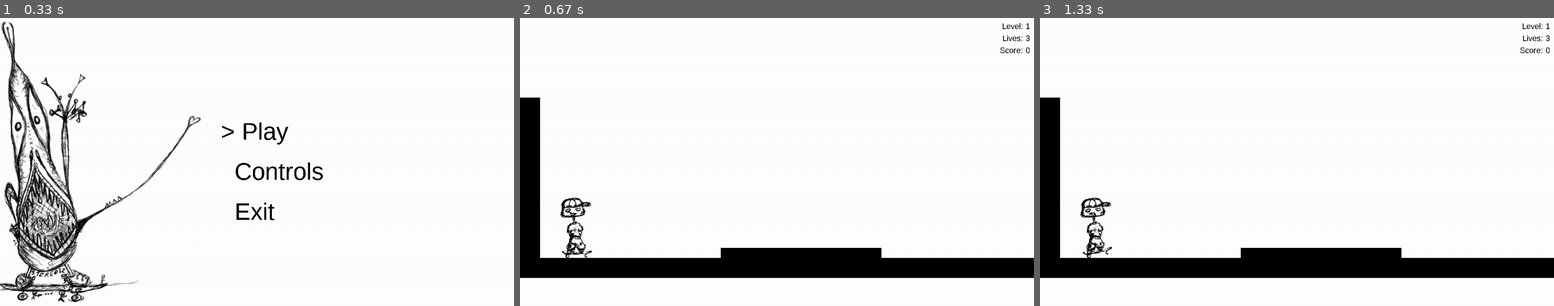
Above: before the commit, frames 1-3 (left to right).
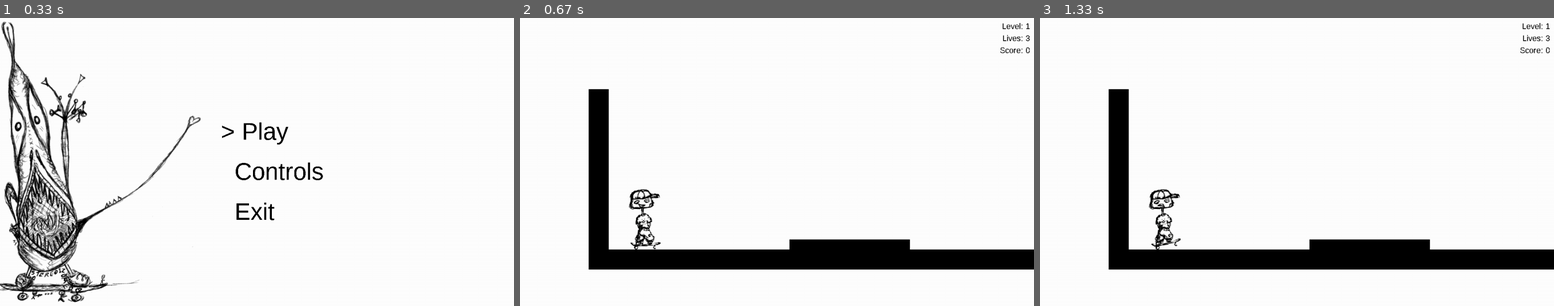
Above: after the commit, the same moments.

Repository: spookydoodle/bounce_pygame
Game: pygame game, started from main.py
Same seed, same stepped clock (60 frames per second), same inputs: the game is played once before the commit and once after it.
Inputs:
- Up to frame 1 (0.33 s): no input
- Up to frame 2 (0.67 s): tap Enter at 0.33 s
- Up to frame 3 (1.33 s): hold Q 0.67-1.13 s; hold Up 0.67-1.13 s

Frame 1 is identical in both runs. In frame 2, 12% of the frame differs, in the area x 0-100%, y 24-91%; in frame 3, 12%.

Commit message:
Added camera and surprisingly it works well

Diff:
--- /dev/null
+++ b/skater/camera.py
@@ -0,0 +1,45 @@
+
+class Camera:
+
+    def __init__(self):
+        self.x = 0
+        self.y = 0
+
+        # not sure if these parameters should be placed here or inside the adjust_x and adjust_y functions???
+        self.margin_left = 0.2
+        self.margin_right = 0.5
+        self.margin_top = 0.3
+        self.margin_bottom = 0.6
+
+
+    def adjust(self, screen, player):
+        self.adjust_x(screen, player)
+        self.adjust_y(screen, player)
+
+
+    def adjust_x(self, screen, player):
+        """
+        Changes camera x parameteres depending on the location of the player on screen x axis
+        """
+        if player.rect.x > (screen.get_rect().x + self.margin_right * screen.get_rect().width):
+            self.x += 1
+
+        elif player.rect.x < (screen.get_rect().x + self.margin_left * screen.get_rect().width):
+            self.x -= 1
+
+        else:
+            self.x = 0
+
+
+    def adjust_y(self, screen, player):
+        """
+        Changes camera y parameteres depending on the location of the player on screen y axis
+        """
+        if player.rect.y > (screen.get_rect().y + self.margin_bottom * screen.get_rect().height):
+            self.y += 1
+
+        elif player.rect.y < (screen.get_rect().y + self.margin_top * screen.get_rect().height):
+            self.y -= 1
+
+        else:
+            self.y = 0
--- a/skater/game.py
+++ b/skater/game.py
@@ -3,6 +3,7 @@
 from .gameboard import *
 from .obstacles import *
 from .score import *
+from .camera import *
 from skater.destination import Destination
 
 
@@ -25,7 +26,7 @@
         self.won_level = False
         self.new_level = True
 
-        self.CameraX = 0
+        self.camera = Camera()
 
 
     def next_destination(self):
@@ -47,23 +48,12 @@
         if not self.game_over:
             if not self.won_level:
 
-                if self.player.rect.x > screen.get_rect().midtop[0]:
-                    self.CameraX += 0
+                # changes x and y parameters of camera depending on the location of the player on the screen
+                self.camera.adjust(screen, self.player)
 
-                elif self.player.rect.x < (screen.get_rect().x + 0.2 * screen.get_rect().width):
-                    self.CameraX -= 0
-
-                else:
-                    self.CameraX = 0
-
-                print([obstacle.rect.left for obstacle in self.gameboard.obstacles], \
-                    [obstacle.rect.right for obstacle in self.gameboard.obstacles], \
-                    self.player.rect.left, self.player.rect.right)
-
-                self.player.move(screen, event, self.gameboard, self.CameraX)
+                self.player.move(screen, event, self.gameboard)
                 # The player cannot fall lower than the highest of obstacles under him
                 self.player.move_y(self.gameboard)
-                self.change_obstacles_pos_cam()
                 self.check_game_result()
 
             # You won level screen - press any key to move to next level
@@ -77,21 +67,19 @@
     # this is still working/testing version of this function...
     def create_obstacles(self):
 
-        ground = Obstacle(image = pygame.Surface([2000, 50]), x = 0, y = 600)
+        ground = Obstacle(image = pygame.Surface([1200, 50]), x = 0, y = 600)
 
-        obstacle2 = Obstacle(image = pygame.Surface([400, 25]), x = 500, y = 575)
+        ground2 = Obstacle(image = pygame.Surface([800, 50]), x = 1200, y = 700)
+
+        obstacle2 = Obstacle(image = pygame.Surface([300, 25]), x = 500, y = 575)
 
         obstacle3 = Obstacle(image = pygame.Surface([50, 400]), x = 0, y = 200)
 
-        obstacle4 = Obstacle(image = pygame.Surface([50, 400]), x = 1950, y = 200)
+        obstacle4 = Obstacle(image = pygame.Surface([50, 400]), x = 1950, y = 350)
 
-        obstacles = [ground, obstacle2, obstacle3, obstacle4]
+        obstacles = [ground, ground2, obstacle2, obstacle3, obstacle4]
 
         return obstacles
-
-
-    def change_obstacles_pos_cam(self):
-        for sprite in self.gameboard.obstacles: sprite.rect.x -= self.CameraX
 
 
     def check_game_result(self):
@@ -114,7 +102,6 @@
 
 
     def display_frame(self, screen, background_image):
-        ######## add self.player, self.Camera to handle CameraX CameraY
         WHITE = (255, 255, 255)
         WHITE = (255, 255, 255)
         BLACK = (0, 0, 0)
@@ -122,7 +109,7 @@
         font = pygame.font.SysFont('Arial', 40)
 
         # clean game area
-        screen.fill(WHITE, (0 - self.CameraX, 0, screen.get_size()[0], screen.get_size()[1]))
+        screen.fill(WHITE, (0 - self.camera.x, 0, screen.get_size()[0], screen.get_size()[1]))
 
         if not self.game_over:
 
@@ -135,13 +122,13 @@
                 # self.level - 1 because drawing takes place in main after score was increased
                 won_level_text = ["Level " + str(self.level) + " beated!", "Press Y key to continue"]
                 for i, text in enumerate(won_level_text):
-                    draw_text(screen, text, font, BLACK, "L", 500 - self.CameraX, 300 + i * 50)
+                    draw_text(screen, text, font, BLACK, "L", 500 - self.camera.x, 300 + i * 50)
 
         # Game over screen
         else:
             game_over_text = ["You lost!", "Total score: {}".format(self.score.total_score),  "Do you want to continue? Y/N"]
             for i, text in enumerate(game_over_text):
-                draw_text(screen, text, font, BLACK, "L", 500 - self.CameraX, 300 + i * 50)
+                draw_text(screen, text, font, BLACK, "L", 500 - self.camera.x, 300 + i * 50)
 
             self.draw_main_game(screen, BLACK)
 
@@ -153,8 +140,17 @@
         ## draw ground
         #self.draw_ground(screen, color)
 
+        # change position of player and obstacles due to camera movement
+        self.player.rect.x -= self.camera.x
+        self.player.rect.y -= self.camera.y
+
+        for obstacle in self.gameboard.obstacles:
+            obstacle.rect.x -= self.camera.x
+            obstacle.rect.y -= self.camera.y
+
         # draw sprites (player and obstacles)
         draw_sprite(screen, self.player)
+
         for sprite in self.gameboard.obstacles:
             draw_sprite(screen, sprite)
 
@@ -162,18 +158,8 @@
         self.draw_game_results(screen, self.score, color)
 
         # update player image in new position
-        screen.blit(self.player.image, (self.player.rect.x - self.CameraX, self.player.rect.y))
+        screen.blit(self.player.image, (self.player.rect.x, self.player.rect.y))
 
-
-    ##def draw_keyword(self, screen, kw_list, color):
-    ##    font = pygame.font.SysFont('Arial', 45)
-    ##    a = 30; b = 0
-    ##    for word in kw_list:
-    ##        word = word + " "
-    ##        if len(word) > a: a = 30; b +=1
-    ##        for c in word:
-    ##            draw_text(screen, c, font, color, "L", (550 + (30-a)*35), (100 + b*60))
-    ##            a -= 1
 
     def draw_ground(self, screen, color):
         screen.fill(color, (0, 700, screen.get_size()[0], 20))
--- a/skater/player.py
+++ b/skater/player.py
@@ -61,7 +61,7 @@
         self.image = pygame.image.load(path).convert_alpha()
 
     # handle user input
-    def move(self, screen, event, gameboard, CameraX):
+    def move(self, screen, event, gameboard):
 
         # set moving_direction_x parameter based on user input, except for when skater is in the air (is_jumping parameter)
         keystate = pygame.key.get_pressed()
@@ -97,18 +97,18 @@
 
 
         # call movement functions after handling user input
-        self.call_movement_functions(gameboard, CameraX)
+        self.call_movement_functions(gameboard)
 
 
-    def call_movement_functions(self, gameboard, CameraX):
-        self.move_x(gameboard, CameraX)
+    def call_movement_functions(self, gameboard):
+        self.move_x(gameboard)
         #self.check_crash()
         self.handle_images()
 
 
-    def move_x(self, gameboard, CameraX):
+    def move_x(self, gameboard):
         # update the position according to previously computed speed
-        self.rect.x += self.speed * self.moving_direction_x - CameraX
+        self.rect.x += self.speed * self.moving_direction_x
 
         # update the speed for the next iteration
         if not self.is_jumping:
@@ -124,7 +124,7 @@
 
         # find x position of the closest obstacle edges on the right and left side of the player
         limit_right = min(obstacle.rect.left for obstacle in gameboard.obstacles_right(self))
-        limit_left = min(obstacle.rect.right for obstacle in gameboard.obstacles_left(self))
+        limit_left = max(obstacle.rect.right for obstacle in gameboard.obstacles_left(self))
 
 
         # stop movement if collision on the right of the player takes place
--- a/skater/render_functions.py
+++ b/skater/render_functions.py
@@ -1,4 +1,5 @@
 def draw_text(screen, text, font, color, side, side_px, top_px):
+
     text_screen = font.render(text, False, color)
     text_screen_rect = text_screen.get_rect()
     text_screen_rect.top = top_px
@@ -10,4 +11,5 @@
 
 def draw_sprite(screen, sprite):
 
+    #sprite_rect = (sprite.rect.x - camera_x, sprite.rect.y - camera_y, sprite.rect.width, sprite.rect.height)
     screen.blit(sprite.image, sprite.rect)
